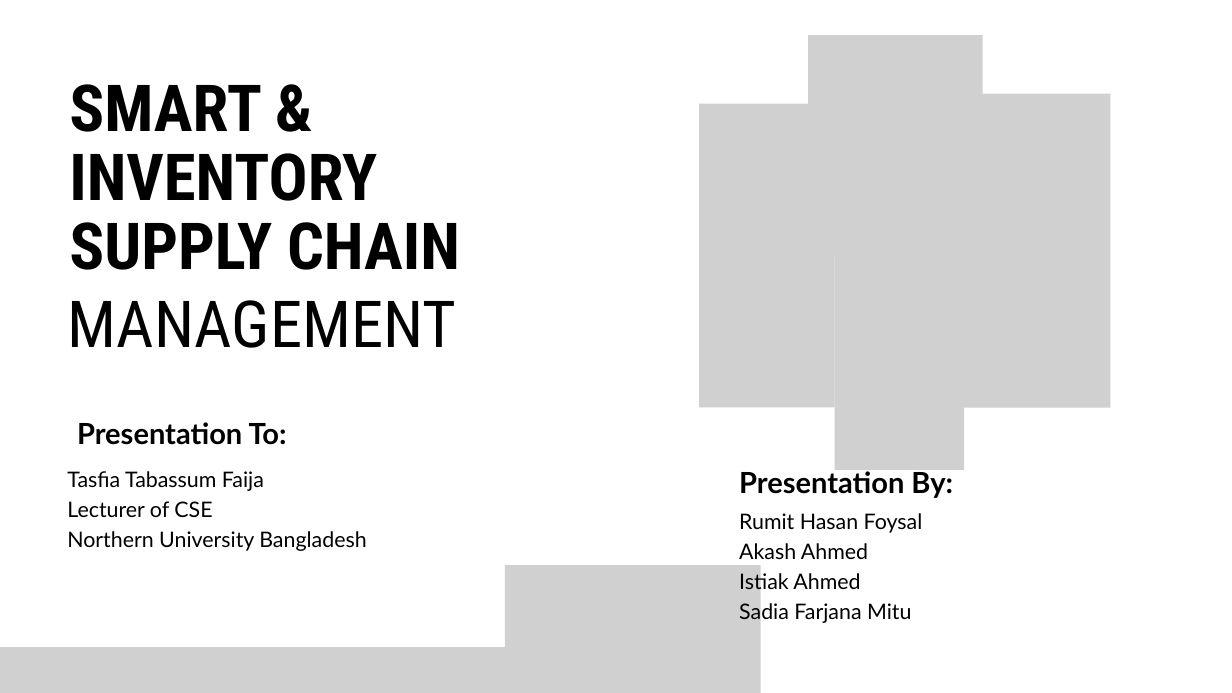
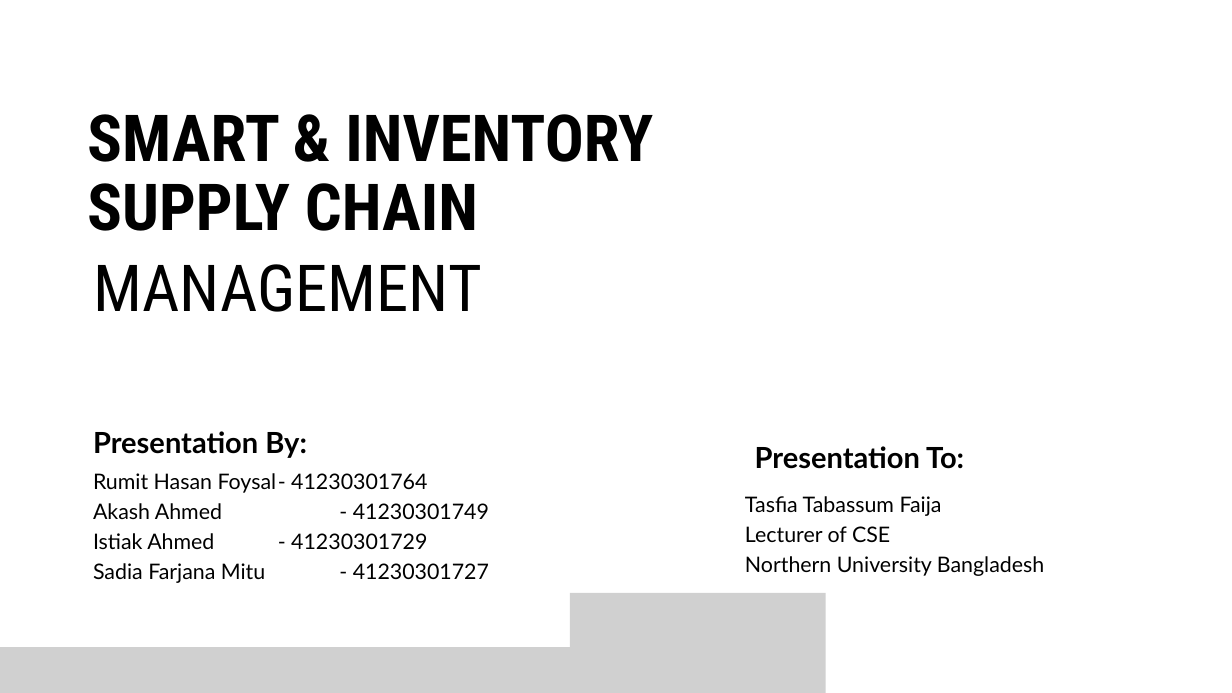
Before and after one commit to Akashmed/Smart-Inventory-And-Supply-Chain-Management-System, a slide deck: slide 1 of Final Slide (SD).pptx. Drawn at 1232x693 pixels with LibreOffice and Linux fonts; fonts in the diff are those of the drawing; grey boxes stand for pictures; background and template pictures are left out. Boxes give left, top, right and bottom in pixels: in the first picture for what was removed or moved away, otherwise in the second. Text is boxed around its words. In the diff, an @@ line names an element or a change of style, - is before the commit and + after.

```diff
--- a/Final Slide (SD).pptx
+++ b/Final Slide (SD).pptx
@@ text "SMART & INVENTORY" rewrapped from [69,84,460,270] to [87,114,653,231] @@
@@ group removed at [699,35,1110,470]: 4 pictures @@
@@ text "MANAGEMENT": place and size @@
-text "MANAGEMENT" at [67,300,456,348]
+text "MANAGEMENT" at [93,264,482,312]
@@ text "Presentation By:" rewrapped from [739,467,953,498] to [93,431,307,458] @@
@@ text "Presentation To:": place and size @@
-text "Presentation To:" at [77,422,287,445]
+text "Presentation To:" at [755,446,964,469]
@@ text at [93,473,489,583]: text changed @@
-Rumit Hasan Foysal
-Akash Ahmed
-Istiak Ahmed
-Sadia Farjana Mitu
+Rumit Hasan Foysal - 41230301764
+Akash Ahmed - 41230301749
+Istiak Ahmed - 41230301729
+Sadia Farjana Mitu - 41230301727
@@ text "Tasfia Tabassum Faija": place and size @@
-text "Tasfia Tabassum Faija" at [67,471,366,551]
+text "Tasfia Tabassum Faija" at [745,496,1044,576]
@@ picture: place and size @@
-picture at [505,565,761,693]
+picture at [570,593,825,693]
```
Also in this commit, not shown: 4 other slides changed.
